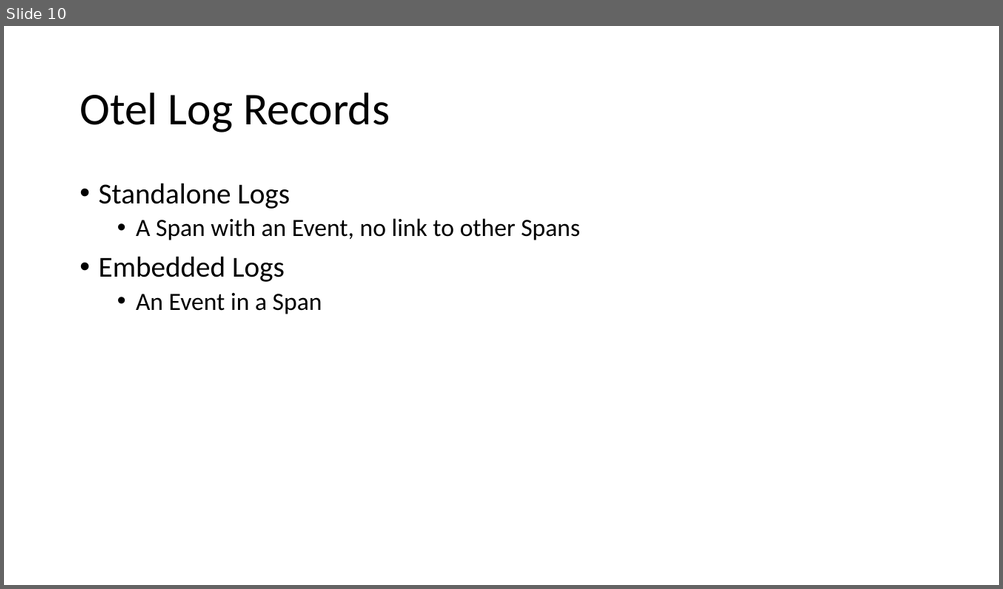
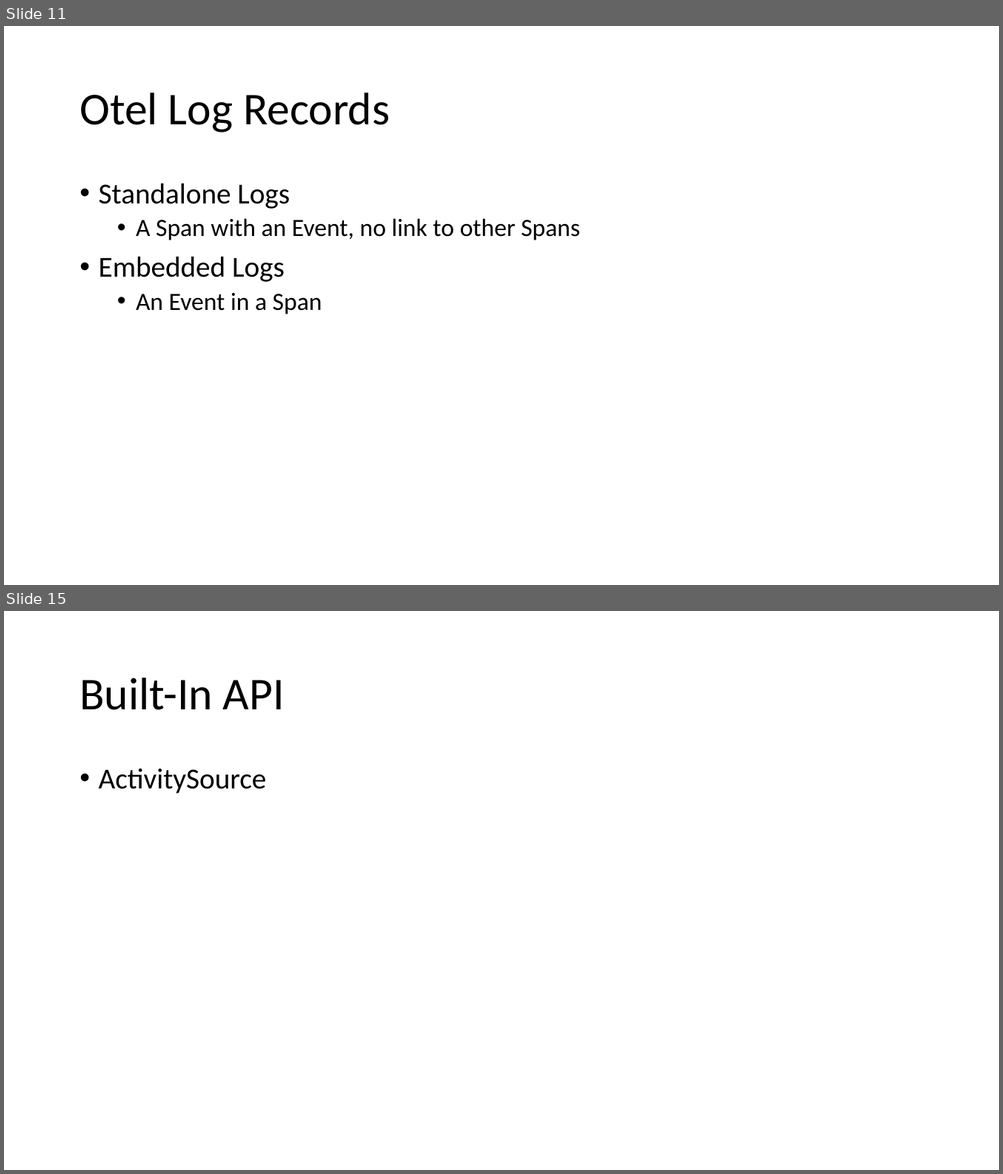
Before and after one commit to ProgrammerAL/Presentations-2023, a slide deck: 2023-03 - Orlando Code Camp - OpenTelemetry/Presentation.pptx. Shown one above the other, each under a label of ours: slide 10 before the commit, slides 11 and 15 after it; the slides between them are not shown. The pictures are 1003x589 and 1003x1174 pixels, drawn with LibreOffice and Linux fonts; fonts in the diff are those of the drawing. Boxes give left, top, right and bottom in pixels: in the first picture for what was removed or moved away, otherwise in the second. Text is boxed around its words. In the diff, an @@ line names an element or a change of style, - is before the commit and + after.

Commit message:
Added a second demo application that uses the Activity Source object for diagnostics

```diff
--- a/2023-03 - Orlando Code Camp - OpenTelemetry/Presentation.pptx
+++ b/2023-03 - Orlando Code Camp - OpenTelemetry/Presentation.pptx
@@ slide 15 added at (x1=4, y1=611, x2=999, y2=1170), background #FFFFFF @@
@@ title added at (x1=79, y1=678, x2=284, y2=710), 44 pt, text #000000 @@
+Built-In API
@@ text added at (x1=99, y1=769, x2=267, y2=794), 28 pt, text #000000 @@
+• ActivitySource
@@ what was slide 10 is now slide 11 @@
```
Also in this commit, not shown: 1 slide changed, 4 other slides added, 2 slides removed, 21 other files.
